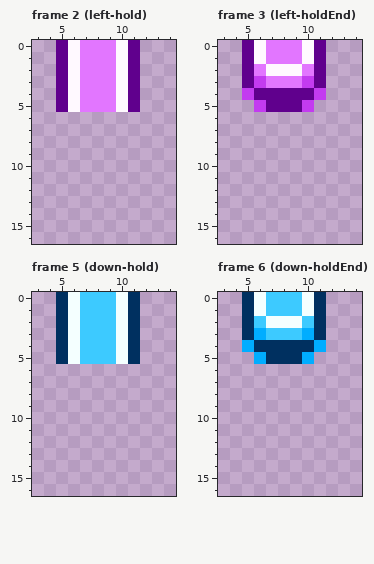
Two versions of one pixel-art file, artFiles/Aseprite/staticNotes.aseprite. Above is the file before it was changed.
17x17 pixels, 12 frames. Shown: frame 2 (left-hold): x 3..14, y 0..16; frame 3 (left-holdEnd): x 3..14, y 0..16; frame 5 (down-hold): x 3..14, y 0..16; frame 6 (down-holdEnd): x 3..14, y 0..16. The old version is drawn lined up with the new one. The commit also changed other frames, which this record leaves out.
Once edited:
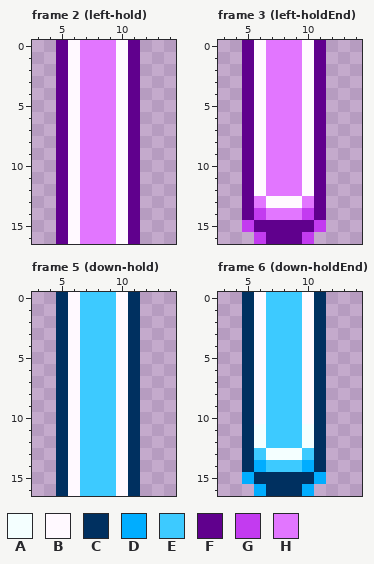
Palette (. is transparent): A #f4ffff  B #fff9ff  C #003060  D #00adff  E #3dcaff  F #60008d  G #c33bf0  H #e276ff
Changes in this commit:
whole drawing moved by +5,+0 (the old picture is shown already moved)
Frame 2 (left-hold):
y 6..16: x 5..11 ....... -> FBHHHBF
Frame 3 (left-holdEnd):
y 2: x 6..10 HBBBH -> BHHHB
y 3: x 6 G -> B; x 10 G -> B
y 4: x 5..11 GFFFFFG -> FBHHHBF
y 5: x 5..11 .GFFFG. -> FBHHHBF
y 6..12: x 5..11 ....... -> FBHHHBF
y 13: x 5..11 ....... -> FHBBBHF
y 14: x 5..11 ....... -> FGHHHGF
y 15: x 5..11 ....... -> GFFFFFG
y 16: x 6..10 ..... -> GFFFG
Frame 5 (down-hold):
y 0..5: x 6 A -> B; x 10 A -> B
y 6..16: x 5..11 ....... -> CBEEEBC
Frame 6 (down-holdEnd):
y 0..1: x 6 A -> B; x 10 A -> B
y 2: x 6..10 EAAAE -> BEEEB
y 3: x 6 D -> B; x 10 D -> B
y 4: x 5..11 DCCCCCD -> CBEEEBC
y 5: x 5..11 .DCCCD. -> CBEEEBC
y 6..10: x 5..11 ....... -> CBEEEBC
y 11..12: x 5..11 ....... -> CAEEEAC
y 13: x 5..11 ....... -> CEAAAEC
y 14: x 5..11 ....... -> CDEEEDC
y 15: x 5..11 ....... -> DCCCCCD
y 16: x 6..10 ..... -> DCCCD
Changed places in both pictures, as pixel boxes (x1, y1, x2, y2):
added: (56, 112, 140, 244)
changed: (242, 64, 326, 244)
changed: (56, 292, 140, 496)
changed: (242, 292, 326, 496)
